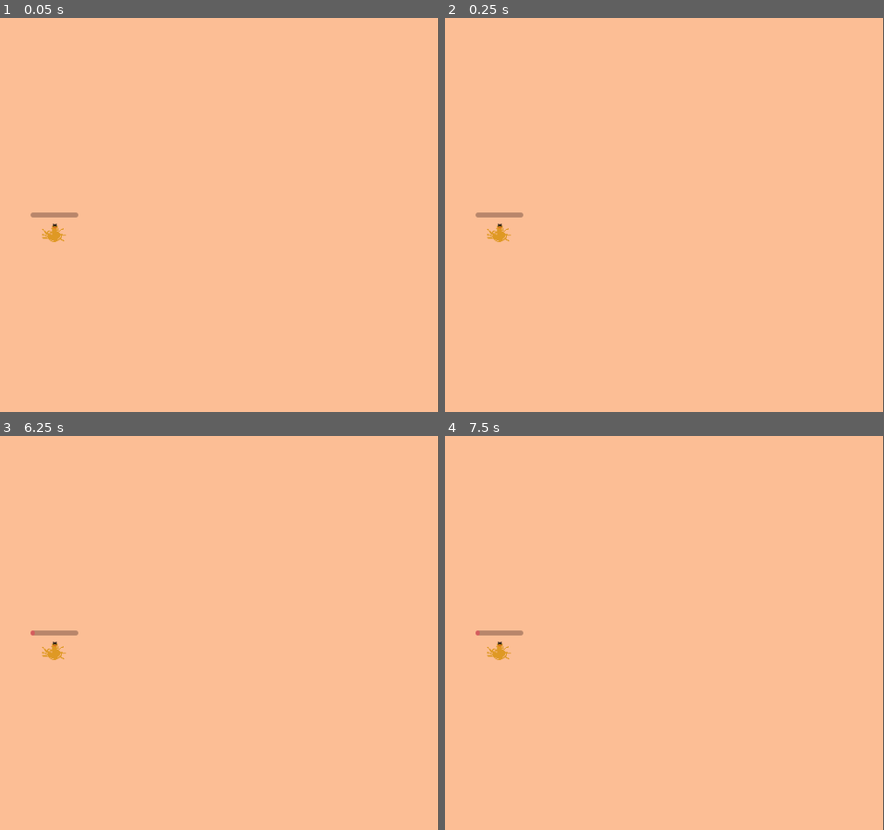
Above: before the commit, frames 1-4 (two rows, left to right).
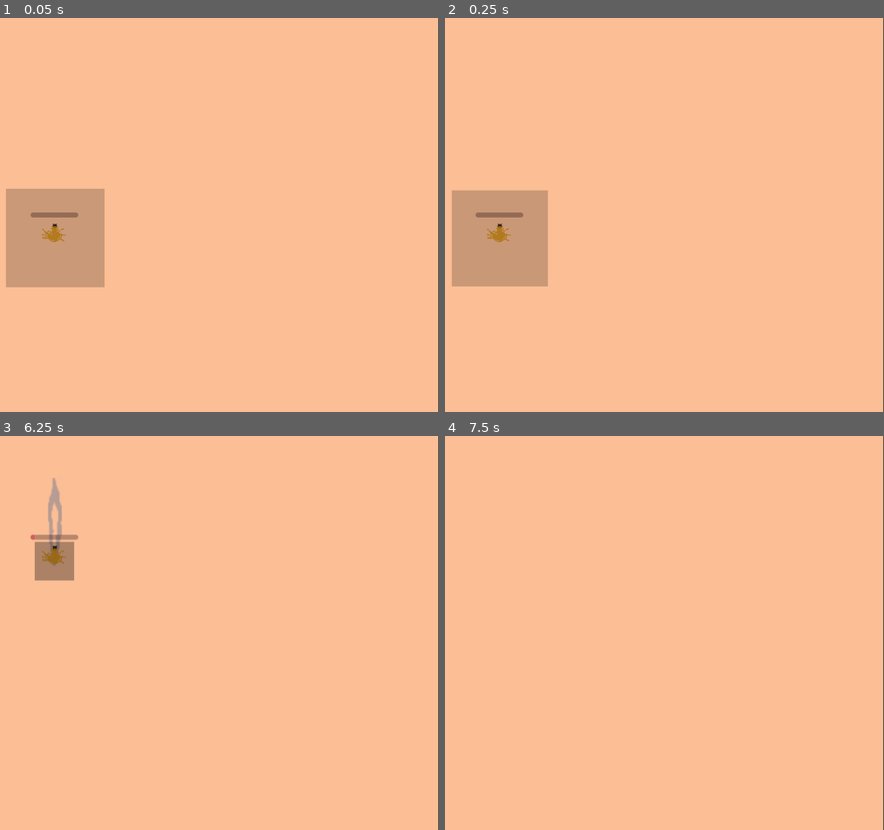
Above: after the commit, the same moments.

Repository: Topech/tick-souls
Game: Godot game, scene res://main.tscn
Two runs of this game, one before a commit and one after it. Both use one fixed random seed, a clock stepped at 60 frames per second and the inputs below.
Inputs:
- Up to frame 1 (0.05 s): no input
- Up to frame 2 (0.25 s): no input
- Up to frame 3 (6.25 s): tap Enter at 0.5, 2.75, 5 s; tap Space at 2, 3.5, 5.75 s
- Up to frame 4 (7.5 s): no input

The runs differ from the first frame. In frame 1, 5.6% of the frame differs, in the area x 1-24%, y 43-69%; in frame 2, 5.3%; in frame 3, 1.6%; in frame 4, 0.3%.

Commit message:
tweezers first pass

Diff:
--- /dev/null
+++ b/main.gd
@@ -0,0 +1,17 @@
+extends Node2D
+
+var free_tweezers = false
+
+
+func _process(delta: float) -> void:
+	if free_tweezers:
+		$Tweezers.free()
+		free_tweezers = false
+
+
+func _on_tweezers_tweezed_player(player: Player) -> void:
+	player.tweeze()
+
+
+func _on_tweezers_failed() -> void:
+	free_tweezers = true
--- a/main.tscn
+++ b/main.tscn
@@ -1,6 +1,8 @@
-[gd_scene load_steps=5 format=3 uid="uid://ll1pmd436rgx"]
+[gd_scene load_steps=7 format=3 uid="uid://ll1pmd436rgx"]
 
+[ext_resource type="Script" uid="uid://c3s7xjasqsoxb" path="res://main.gd" id="1_h2yge"]
 [ext_resource type="PackedScene" uid="uid://bkr5pvw2bknjq" path="res://player/player.tscn" id="1_ig7tw"]
+[ext_resource type="PackedScene" uid="uid://dbl6rol8t55e2" path="res://tweezers/tweezers.tscn" id="2_h2yge"]
 
 [sub_resource type="CanvasTexture" id="CanvasTexture_ig7tw"]
 
@@ -11,15 +13,13 @@
 size = Vector2(885, 20)
 
 [node name="Main" type="Node2D"]
+script = ExtResource("1_h2yge")
 
 [node name="CrapSkinColour" type="TextureRect" parent="."]
 modulate = Color(0.988033, 0.746327, 0.584283, 1)
 offset_right = 847.0
 offset_bottom = 481.0
 texture = SubResource("CanvasTexture_ig7tw")
-
-[node name="Player" parent="." instance=ExtResource("1_ig7tw")]
-position = Vector2(380, 270)
 
 [node name="Wall" type="StaticBody2D" parent="."]
 
@@ -38,3 +38,12 @@
 [node name="CollisionShape2D4" type="CollisionShape2D" parent="Wall"]
 position = Vector2(426, 487)
 shape = SubResource("RectangleShape2D_h2yge")
+
+[node name="Tweezers" parent="." node_paths=PackedStringArray("target_node") instance=ExtResource("2_h2yge")]
+target_node = NodePath("../Player")
+
+[node name="Player" parent="." instance=ExtResource("1_ig7tw")]
+position = Vector2(380, 270)
+
+[connection signal="failed" from="Tweezers" to="." method="_on_tweezers_failed"]
+[connection signal="tweezed_player" from="Tweezers" to="." method="_on_tweezers_tweezed_player"]
--- a/player/player.gd
+++ b/player/player.gd
@@ -1,4 +1,4 @@
-extends Node2D
+class_name Player extends Node2D
 
 @onready var metrics = $PlayerMetrics.PlayerMetrics.new()
 
@@ -6,6 +6,7 @@
 @onready var walk_event = $WalkEvent
 @onready var roll_event = $RollEvent
 @onready var suck_event = $SuckEvent
+@onready var tweeze_event = $TweezeEvent
 
 @onready var roll_effect = $RollEffect
 @onready var walk_effect = $WalkEffect
@@ -20,6 +21,12 @@
 	walk_effect.speed = metrics.speed
 	walk_effect.direction = walk_event.direction
 	roll_effect.roll_direction = walk_event.direction
+
+	if tweeze_event.triggered:
+		walk_effect.enabled = false
+		roll_effect.enabled = false
+		suck_effect.enabled = false
+		return
 
 	# process inputs
 	if (walk_event.triggered and not suck_effect.activated):
@@ -49,3 +56,7 @@
 
 	# update UI
 	blood_bar.value = metrics.blood
+
+
+func tweeze():
+	tweeze_event.trigger()
--- a/player/player.tscn
+++ b/player/player.tscn
@@ -1,8 +1,9 @@
-[gd_scene load_steps=13 format=3 uid="uid://bkr5pvw2bknjq"]
+[gd_scene load_steps=15 format=3 uid="uid://bkr5pvw2bknjq"]
 
 [ext_resource type="Script" uid="uid://btblkgunmjv2b" path="res://player/player.gd" id="1_rkbax"]
 [ext_resource type="PackedScene" uid="uid://cqydmebpscy8v" path="res://input/input_direction.tscn" id="2_g1dw6"]
 [ext_resource type="Texture2D" uid="uid://dodjoysp3vick" path="res://assets/basic_tick.png" id="2_g6k8r"]
+[ext_resource type="Script" uid="uid://kod7kr5fsols" path="res://player/visual_body_2d.gd" id="3_2ieo8"]
 [ext_resource type="PackedScene" uid="uid://dyxeyuyf5ob24" path="res://player/player_metrics.tscn" id="3_g1dw6"]
 [ext_resource type="Script" uid="uid://rikx34kyj34c" path="res://player/roll_event.gd" id="7_8t03j"]
 [ext_resource type="Script" uid="uid://cmdbn34ujm0yj" path="res://player/walk_event.gd" id="8_hg6s5"]
@@ -10,6 +11,7 @@
 [ext_resource type="Script" uid="uid://bbtkth686muil" path="res://player/suck_event.gd" id="9_8t03j"]
 [ext_resource type="Script" uid="uid://dp3o8bs03t0xc" path="res://player/walk_effect.gd" id="9_hg6s5"]
 [ext_resource type="Script" uid="uid://cnvmughkpjjx7" path="res://player/suck_effect.gd" id="10_8t03j"]
+[ext_resource type="Script" uid="uid://d0onuxcyx8daq" path="res://player/tweeze_effect.gd" id="12_ebec5"]
 
 [sub_resource type="RectangleShape2D" id="RectangleShape2D_kqu6x"]
 size = Vector2(13, 14)
@@ -29,6 +31,7 @@
 position = Vector2(0, -7)
 collision_layer = 2
 collision_mask = 2
+script = ExtResource("3_2ieo8")
 
 [node name="Sprite2D" type="Sprite2D" parent="VisualBody2d"]
 position = Vector2(-2, 4)
@@ -81,4 +84,7 @@
 wait_time = 0.75
 one_shot = true
 
+[node name="TweezeEvent" type="Node" parent="."]
+script = ExtResource("12_ebec5")
+
 [connection signal="timeout" from="RollEffect/RollTimer" to="RollEffect" method="_on_roll_timer_timeout"]
--- a/player/player_effect.gd
+++ b/player/player_effect.gd
@@ -5,7 +5,7 @@
 
 ## Only operate effect if enabled = true
 @export var enabled: bool = true
-#	set(value: bool): ...
+#=	set(value: bool): ...
 
 ## True if effect meets criteria to run.
 var activated: bool = false
@@ -16,10 +16,10 @@
 	assert(false, "Override this base fn...")
 
 
+func activate() -> void:
+	if enabled:
+		activated = true
 
-func activate() -> void:
-	activated = true
-	# ...
 
 func deactivate() -> void:
 	activated = false
--- /dev/null
+++ b/player/tweeze_effect.gd
@@ -0,0 +1 @@
+extends PlayerEvent
--- /dev/null
+++ b/player/visual_body_2d.gd
@@ -0,0 +1,5 @@
+extends StaticBody2D
+
+
+func get_player_node() -> Player:
+	return get_parent()
--- /dev/null
+++ b/tweezers.gd
@@ -0,0 +1,59 @@
+class_name Tweezers extends CharacterBody2D
+
+@export_group("Target Nodes")
+@export var target_node: Node2D
+
+
+@onready var shadow = $Shadow
+@onready var tweezer_visuals = $TweezerVisuals
+
+
+signal tweezed_player
+signal failed
+
+var tweezed_player_node: Player = null
+
+
+func _ready() -> void:
+	tweezer_visuals.visible = false
+	position = target_node.position
+
+
+func _process(delta: float) -> void:
+	if not tweezed_player_node:
+		var tweezer_follow_rate: int = 200
+		var shadow_shrink_rate: float = 0.1
+		var shadow_alpha_rate: float = 0.02
+
+		# still descending
+		if shadow.scale.length() > Vector2(0.1, 0.1).length():
+			velocity = position.direction_to(target_node.position) * tweezer_follow_rate
+			move_and_slide()
+
+			shadow.scale = Vector2(
+				shadow.scale.x - shadow_shrink_rate * delta,
+				shadow.scale.y - shadow_shrink_rate * delta,
+			)
+
+			if shadow.scale.length() <= Vector2(0.4, 0.4).length():
+				$TweezerVisuals.visible = true
+				$TweezerVisuals.modulate.a += 0.2 * delta
+
+			$Shadow/DebugColorRect.color.a += shadow_alpha_rate * delta
+		# finished shadow, end tweeze
+		else:
+			failed.emit()
+
+		if $TweezerVisuals.visible:
+			var overlapping_bodies = $PlayerDetector.get_overlapping_bodies()
+			for body in overlapping_bodies:
+				# lets just assume you can only have a player scanned by player hurtbox
+				var player = body.get_player_node()
+				tweezed_player_node = player
+				tweezed_player.emit(player)
+	# successful tweeze
+	else:
+		velocity = Vector2(0, -500)
+		move_and_slide()
+		tweezed_player_node.position = position
+		$TweezerVisuals.frame = 1
--- /dev/null
+++ b/tweezers/tweezers.tscn
@@ -0,0 +1,46 @@
+[gd_scene load_steps=6 format=3 uid="uid://dbl6rol8t55e2"]
+
+[ext_resource type="Script" uid="uid://vrmuj5r511pl" path="res://tweezers.gd" id="1_w0b0y"]
+[ext_resource type="Texture2D" uid="uid://6a8j8gtooog3" path="res://assets/tweezer_spritesheet.png" id="2_ewwud"]
+
+[sub_resource type="RectangleShape2D" id="RectangleShape2D_1bvp3"]
+
+[sub_resource type="RectangleShape2D" id="RectangleShape2D_lquwl"]
+size = Vector2(16, 12)
+
+[sub_resource type="AtlasTexture" id="AtlasTexture_lquwl"]
+atlas = ExtResource("2_ewwud")
+region = Rect2(0, 0, 32.1229, 64)
+
+[node name="Tweezers" type="CharacterBody2D"]
+collision_layer = 0
+collision_mask = 0
+script = ExtResource("1_w0b0y")
+
+[node name="CollisionShape2D" type="CollisionShape2D" parent="."]
+shape = SubResource("RectangleShape2D_1bvp3")
+
+[node name="PlayerDetector" type="Area2D" parent="."]
+collision_layer = 2
+collision_mask = 2
+
+[node name="CollisionShape2D" type="CollisionShape2D" parent="PlayerDetector"]
+shape = SubResource("RectangleShape2D_lquwl")
+debug_color = Color(0.986928, 0, 0.318461, 0.42)
+
+[node name="Shadow" type="Node2D" parent="."]
+z_index = 1
+
+[node name="DebugColorRect" type="ColorRect" parent="Shadow"]
+offset_left = -59.0
+offset_top = -62.0
+offset_right = 61.0
+offset_bottom = 58.0
+color = Color(0, 0, 0, 0.196078)
+
+[node name="TweezerVisuals" type="Sprite2D" parent="."]
+modulate = Color(1, 1, 1, 0.490196)
+position = Vector2(2, -49)
+scale = Vector2(1.3875, 3.34613)
+texture = SubResource("AtlasTexture_lquwl")
+vframes = 2
Binary file added: assets/tweezer_spritesheet.png
Not shown, added: assets/tweezer_spritesheet.png.import
Not shown, added: main.gd.uid
Not shown, added: player/tweeze_effect.gd.uid
Not shown, added: player/visual_body_2d.gd.uid
Not shown, added: tweezers.gd.uid
